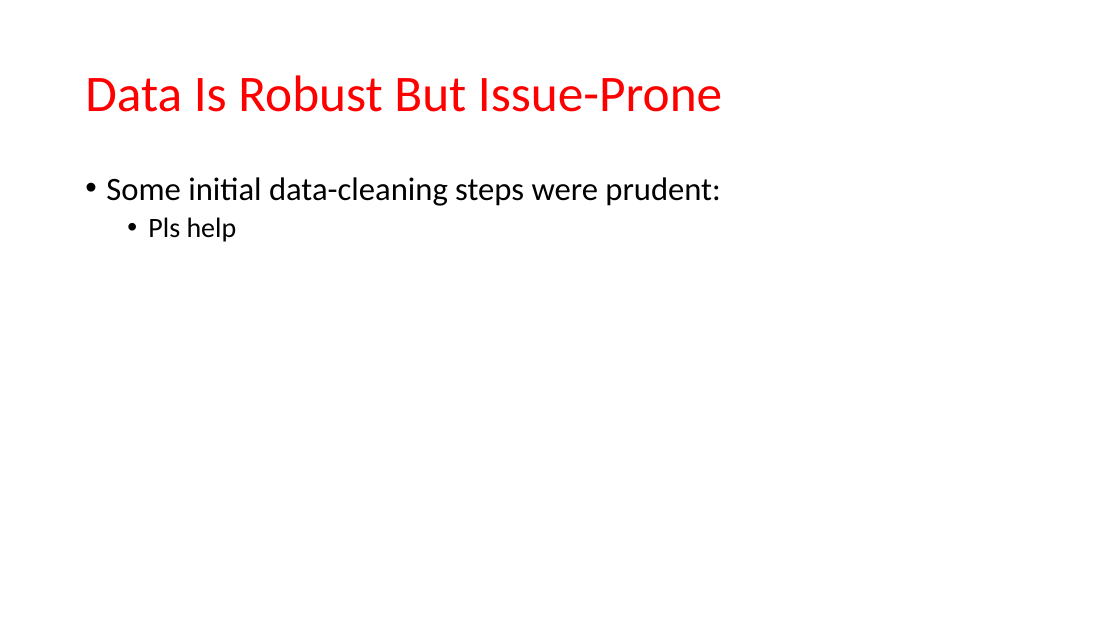
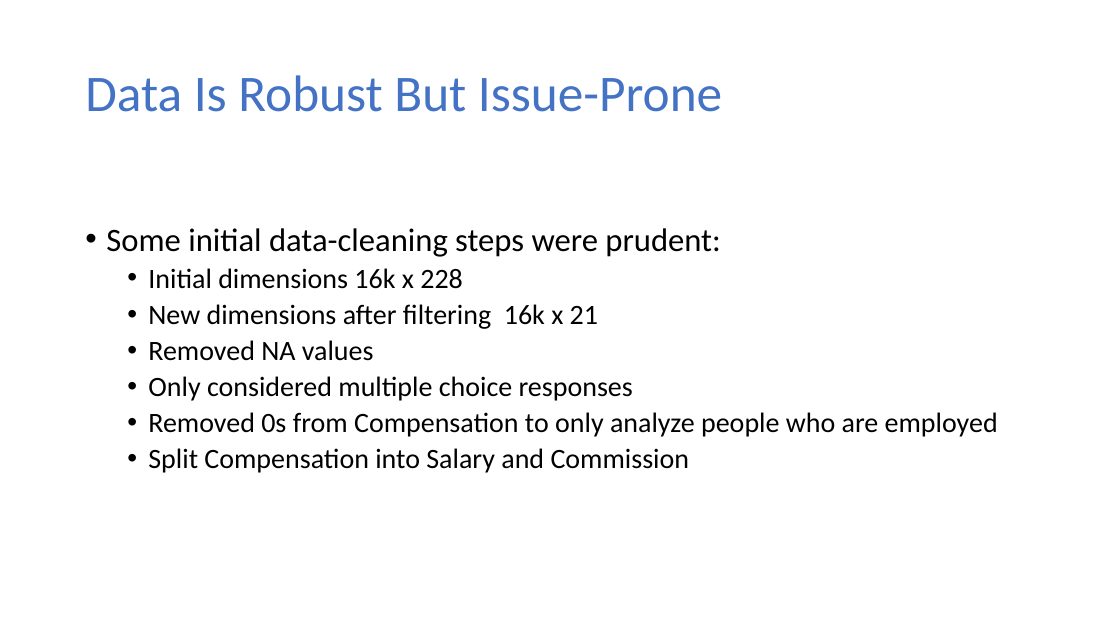
Before and after one commit to MatthewCodes/557_Final_Project, a slide deck: slide 5 of Presentation/Final Presentation.pptx. Drawn at 1120x630 pixels with LibreOffice and Linux fonts; fonts in the diff are those of the drawing. Boxes give left, top, right and bottom in pixels: in the first picture for what was removed or moved away, otherwise in the second. Text is boxed around its words. In the diff, an @@ line names an element or a change of style, - is before the commit and + after.

Commit message:
New Slides

```diff
--- a/Presentation/Final Presentation.pptx
+++ b/Presentation/Final Presentation.pptx
@@ title "Data Is Robust But Issue-Prone" at [85, 75, 722, 112]: text colour #FF0000 to #4472C4 @@
@@ text at [148, 268, 998, 473]: text changed @@
-  • Pls help
+  • Initial dimensions 16k x 228
+  • New dimensions after filtering 16k x 21
+  • Removed NA values
+  • Only considered multiple choice responses
+  • Removed 0s from Compensation to only analyze people who are employed
+  • Split Compensation into Salary and Commission
```
Also in this commit, not shown: 4 other slides changed, 1 other file.
